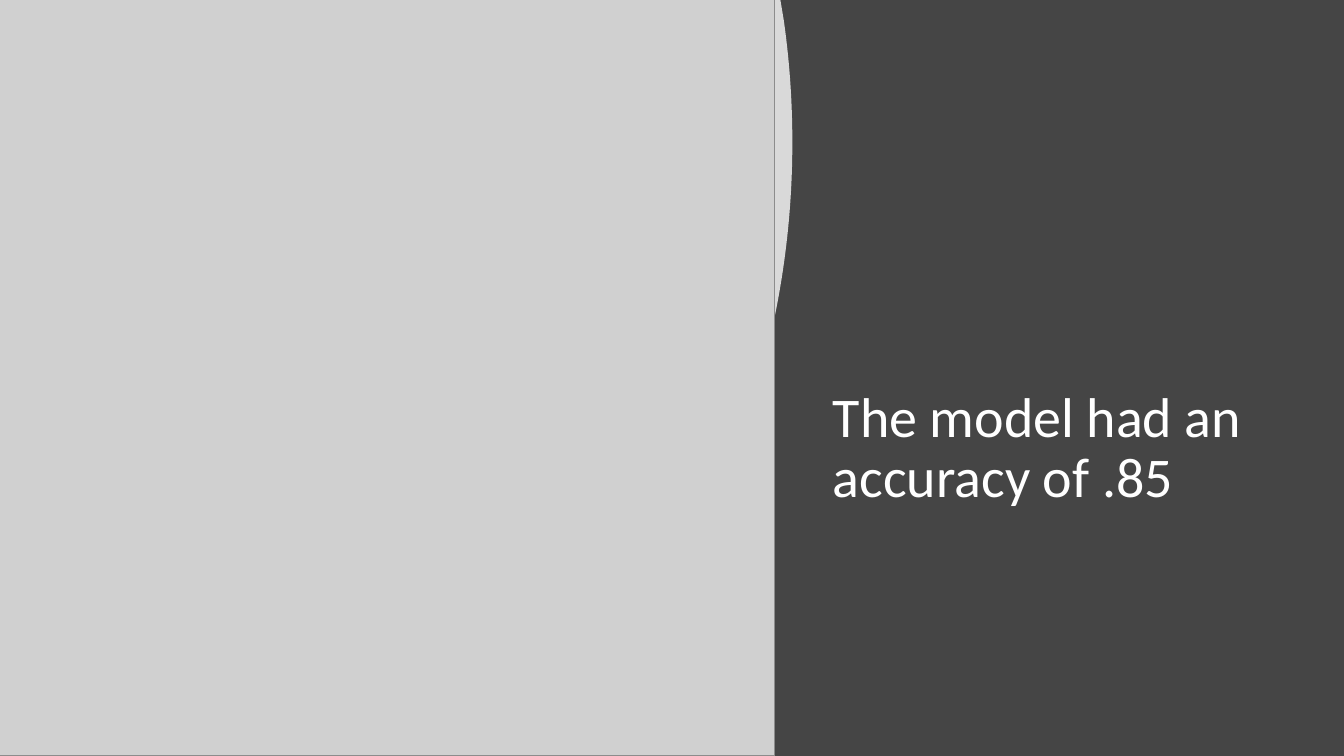
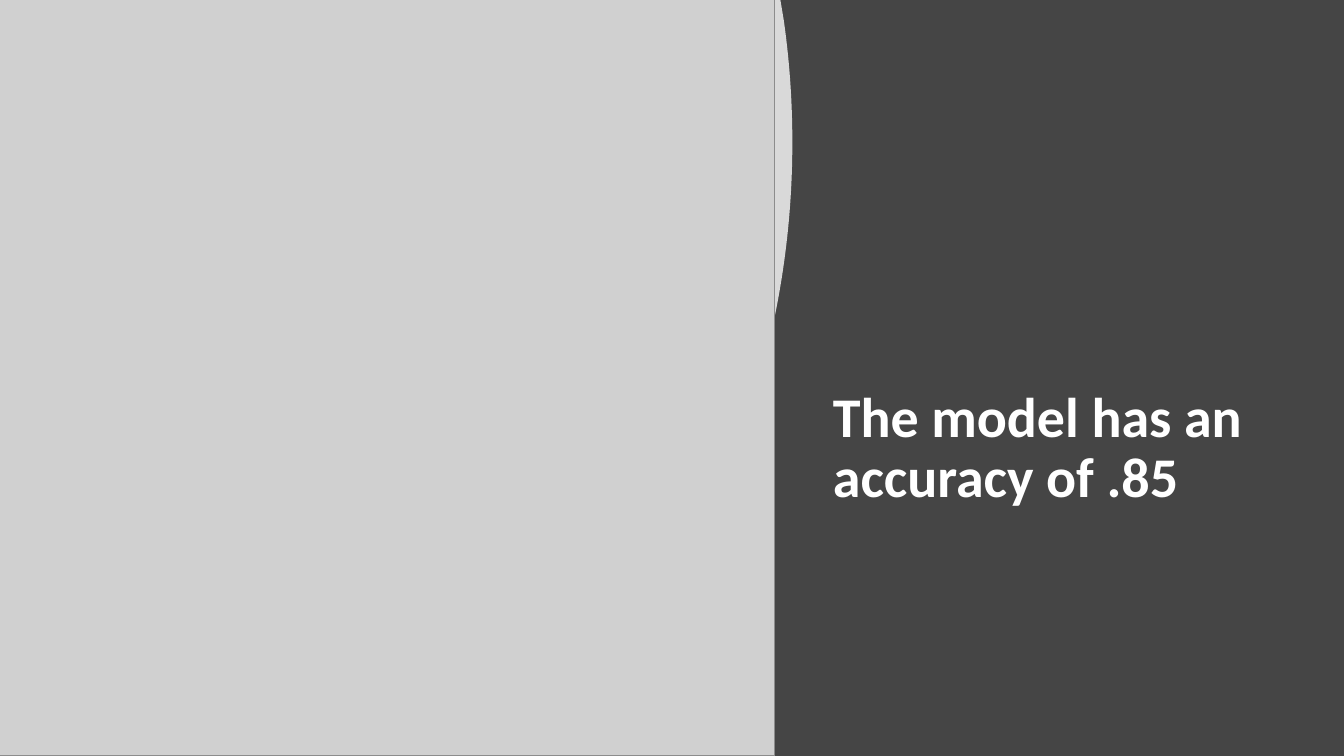
Before and after one commit to diazdez/Project-3, a slide deck: slide 11 of Loan approval project 3.pptx. Drawn at 1344x756 pixels with LibreOffice and Linux fonts; fonts in the diff are those of the drawing; grey boxes stand for pictures. Boxes give left, top, right and bottom in pixels: in the first picture for what was removed or moved away, otherwise in the second. Text is boxed around its words. In the diff, an @@ line names an element or a change of style, - is before the commit and + after.

```diff
--- a/Loan approval project 3.pptx
+++ b/Loan approval project 3.pptx
@@ title at [833, 397, 1242, 506]: text changed; bold on @@
-The model had an accuracy of .85
+The model has an accuracy of .85
```
Also in this commit, not shown: 10 other slides changed, 1 slide added, 1 slide removed, 4 other files.
